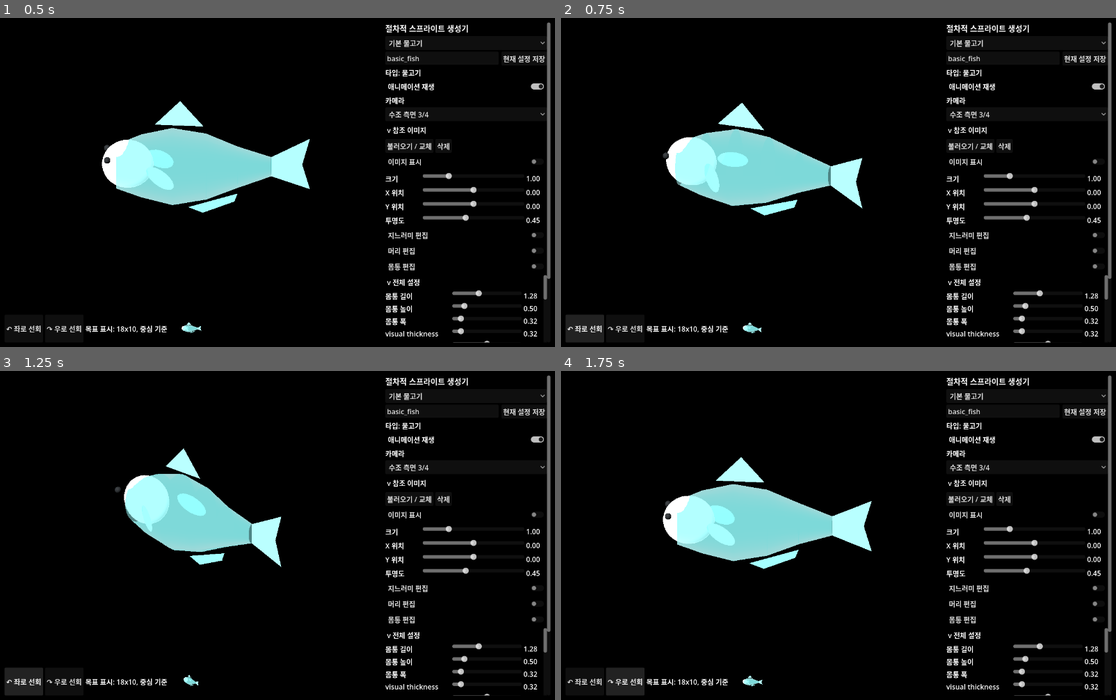
Above: before the commit, frames 1-4 (two rows, left to right).
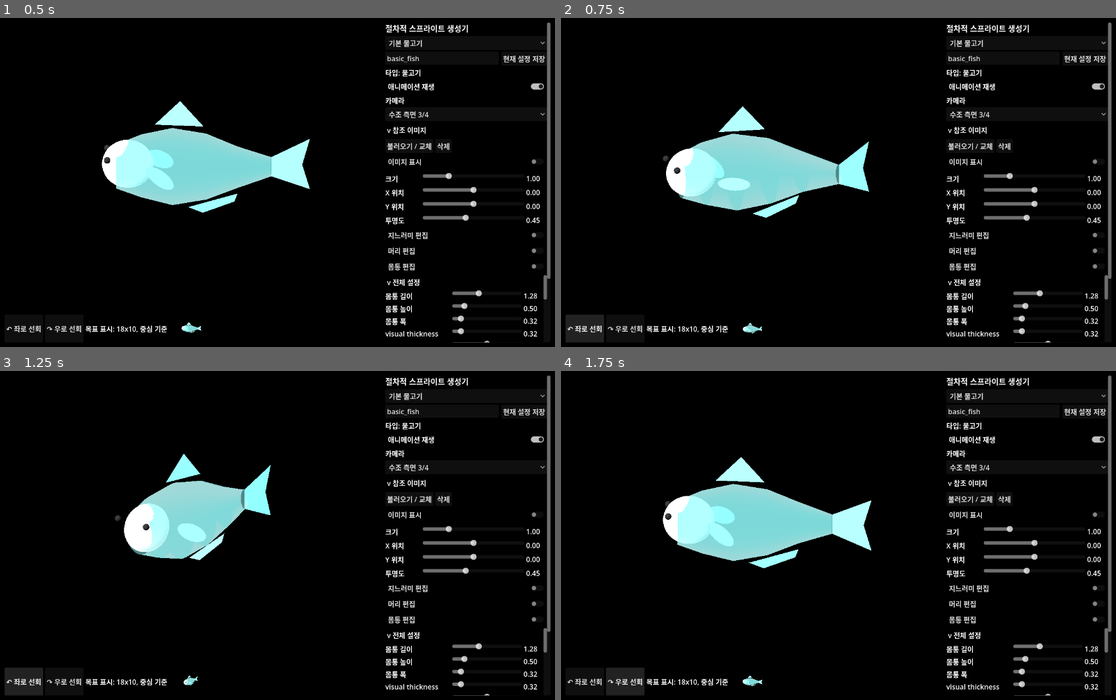
Above: after the commit, the same moments.

Repository: currywhaleshark/aquarium_sprite_mock-up_generator
Game: Godot game, scene res://scenes/Main.tscn
The game is run twice, just before and just after one commit, with the same random seed, the same clock (stepped at 60 frames per second) and the same inputs.
Inputs:
- Up to frame 1 (0.5 s): no input
- Up to frame 2 (0.75 s): click "↶ 좌로 선회" at 0.5 s
- Up to frame 3 (1.25 s): no input
- Up to frame 4 (1.75 s): click "↷ 우로 선회" at 1.25 s

Frame 1 is identical in both runs. In frame 2, 3.1% of the frame differs, in the area x 18-56%, y 25-96%; in frame 3, 5.0%, in the area x 20-51%, y 23-96%; in frame 4, 0.3%.

Commit message:
Fix turn preview direction and bend

Diff:
--- a/scripts/creature/FishRig.gd
+++ b/scripts/creature/FishRig.gd
@@ -410,14 +410,14 @@
 		return 0.0
 	var front_lead := lerpf(0.45, 1.0, clampf(t, 0.0, 1.0))
 	var tail_delay := pow(clampf(t, 0.0, 1.0), 1.25) * tail_lag
-	return turn_direction * turn_amount * lerpf(5.0, 24.0, front_lead) * tail_delay
+	return turn_direction * turn_amount * lerpf(8.0, 38.0, front_lead) * tail_delay
 
 func _turn_ring_offset(x: float, turn_yaw: float) -> Vector3:
 	if absf(turn_yaw) <= 0.001:
 		return Vector3.ZERO
 	var pivot_x := shell_profile[0].x if not shell_profile.is_empty() else 0.0
 	var distance := maxf(x - pivot_x, 0.0)
-	return Vector3(0.0, 0.0, sin(deg_to_rad(turn_yaw)) * distance * 0.24)
+	return Vector3(0.0, 0.0, sin(deg_to_rad(turn_yaw)) * distance * 0.42)
 
 func _tail_bent_center_and_yaw(x: float, tail_1_yaw: float, tail_2_yaw: float) -> Dictionary:
 	var pivot_1 := Vector3(shell_tail_pivot_1_x, 0.0, 0.0)
@@ -477,11 +477,11 @@
 	if pectoral_l:
 		pectoral_l.position = _animated_side_position(pectoral_attach_t, -0.02, -pectoral_z, pectoral_offset, centers, yaws)
 		pectoral_l_base_rotation = Vector3(0.0, pectoral_yaw + 25.0, -28.0 + pectoral_surface_angle)
-		pectoral_l.rotation_degrees = pectoral_l_base_rotation + Vector3(pectoral_flap + left_turn_bias * 18.0, left_turn_bias * 12.0, left_turn_bias * 16.0)
+		pectoral_l.rotation_degrees = pectoral_l_base_rotation + Vector3(pectoral_flap + left_turn_bias * 24.0, left_turn_bias * 16.0, left_turn_bias * 20.0)
 	if pectoral_r:
 		pectoral_r.position = _animated_side_position(pectoral_attach_t, -0.02, pectoral_z, pectoral_offset, centers, yaws)
 		pectoral_r_base_rotation = Vector3(0.0, pectoral_yaw - 25.0, -28.0 + pectoral_surface_angle)
-		pectoral_r.rotation_degrees = pectoral_r_base_rotation + Vector3(pectoral_flap + right_turn_bias * 18.0, right_turn_bias * 12.0, right_turn_bias * 16.0)
+		pectoral_r.rotation_degrees = pectoral_r_base_rotation + Vector3(pectoral_flap + right_turn_bias * 24.0, right_turn_bias * 16.0, right_turn_bias * 20.0)
 
 func _apply_animated_tail(loop_phase: float, centers: PackedVector3Array, yaws: PackedFloat32Array) -> void:
 	if tail_pivot_1 == null or tail_pivot_2 == null or tail_fin_pivot == null:
--- a/scripts/tools/TurnPoseTest.gd
+++ b/scripts/tools/TurnPoseTest.gd
@@ -33,10 +33,10 @@
 	var turn_left: Node3D = fish.get_node("BodyPivot/PectoralFinL")
 	var turn_right: Node3D = fish.get_node("BodyPivot/PectoralFinR")
 
-	assert(absf(turn_tail_yaw - straight_tail_yaw) > 4.0)
-	assert(absf(turn_left.rotation_degrees.x - straight_left_x) > 2.0)
-	assert(absf(turn_right.rotation_degrees.x - straight_right_x) > 2.0)
-	assert(absf(turn_left.rotation_degrees.x - turn_right.rotation_degrees.x) > 4.0)
+	assert(absf(turn_tail_yaw - straight_tail_yaw) > 24.0)
+	assert(absf(turn_left.rotation_degrees.x - straight_left_x) > 8.0)
+	assert(absf(turn_right.rotation_degrees.x - straight_right_x) > 8.0)
+	assert(absf(turn_left.rotation_degrees.x - turn_right.rotation_degrees.x) > 14.0)
 
 	DirAccess.make_dir_recursive_absolute(ProjectSettings.globalize_path("res://exports/test_results"))
 	var file := FileAccess.open("res://exports/test_results/turn_pose.ok", FileAccess.WRITE)
--- a/scripts/tools/TurnPreviewControlsTest.gd
+++ b/scripts/tools/TurnPreviewControlsTest.gd
@@ -15,18 +15,24 @@
 	assert(right_button != null)
 	assert(int(main.get("preview_direction_index")) == 0)
 
-	right_button.pressed.emit()
+	left_button.pressed.emit()
 	await get_tree().process_frame
+	main.call("_update_preview_turn", 0.225)
+	var rig: Node3D = main.get("current_rig")
+	assert(rig != null)
+	var active_parameters: Dictionary = rig.get("parameters")
+	assert(float(active_parameters.get("turn_direction", 0.0)) > 0.0)
 	main.call("_update_preview_turn", 999.0)
 	assert(int(main.get("preview_direction_index")) == 1)
-	var rig: Node3D = main.get("current_rig")
-	assert(rig != null)
 	assert(absf(rig.rotation_degrees.y - 45.0) < 0.001)
 	var parameters: Dictionary = rig.get("parameters")
 	assert(absf(float(parameters.get("turn_amount", -1.0))) < 0.001)
 
-	left_button.pressed.emit()
+	right_button.pressed.emit()
 	await get_tree().process_frame
+	main.call("_update_preview_turn", 0.225)
+	active_parameters = rig.get("parameters")
+	assert(float(active_parameters.get("turn_direction", 0.0)) < 0.0)
 	main.call("_update_preview_turn", 999.0)
 	assert(int(main.get("preview_direction_index")) == 0)
 	assert(absf(rig.rotation_degrees.y) < 0.001)
--- a/scripts/ui/Main.gd
+++ b/scripts/ui/Main.gd
@@ -119,11 +119,11 @@
 	preview_column.add_child(lower_preview)
 	turn_left_button = Button.new()
 	turn_left_button.text = "↶ 좌로 선회"
-	turn_left_button.pressed.connect(func() -> void: _start_preview_turn(-1))
+	turn_left_button.pressed.connect(func() -> void: _start_preview_turn(1))
 	lower_preview.add_child(turn_left_button)
 	turn_right_button = Button.new()
 	turn_right_button.text = "↷ 우로 선회"
-	turn_right_button.pressed.connect(func() -> void: _start_preview_turn(1))
+	turn_right_button.pressed.connect(func() -> void: _start_preview_turn(-1))
 	lower_preview.add_child(turn_right_button)
 	display_label = Label.new()
 	display_label.text = "표시 미리보기"
@@ -589,7 +589,7 @@
 	if not parameters.has("turn_tail_lag"):
 		parameters["turn_tail_lag"] = 0.75
 	if not parameters.has("inside_pectoral_fold"):
-		parameters["inside_pectoral_fold"] = 0.8
+		parameters["inside_pectoral_fold"] = 1.0
 	current_rig.set("parameters", parameters)
 
 func _export_current() -> void:
Not shown, added: scripts/tools/TurnPoseTest.gd.uid
Not shown, added: scripts/tools/TurnPreviewControlsTest.gd.uid
